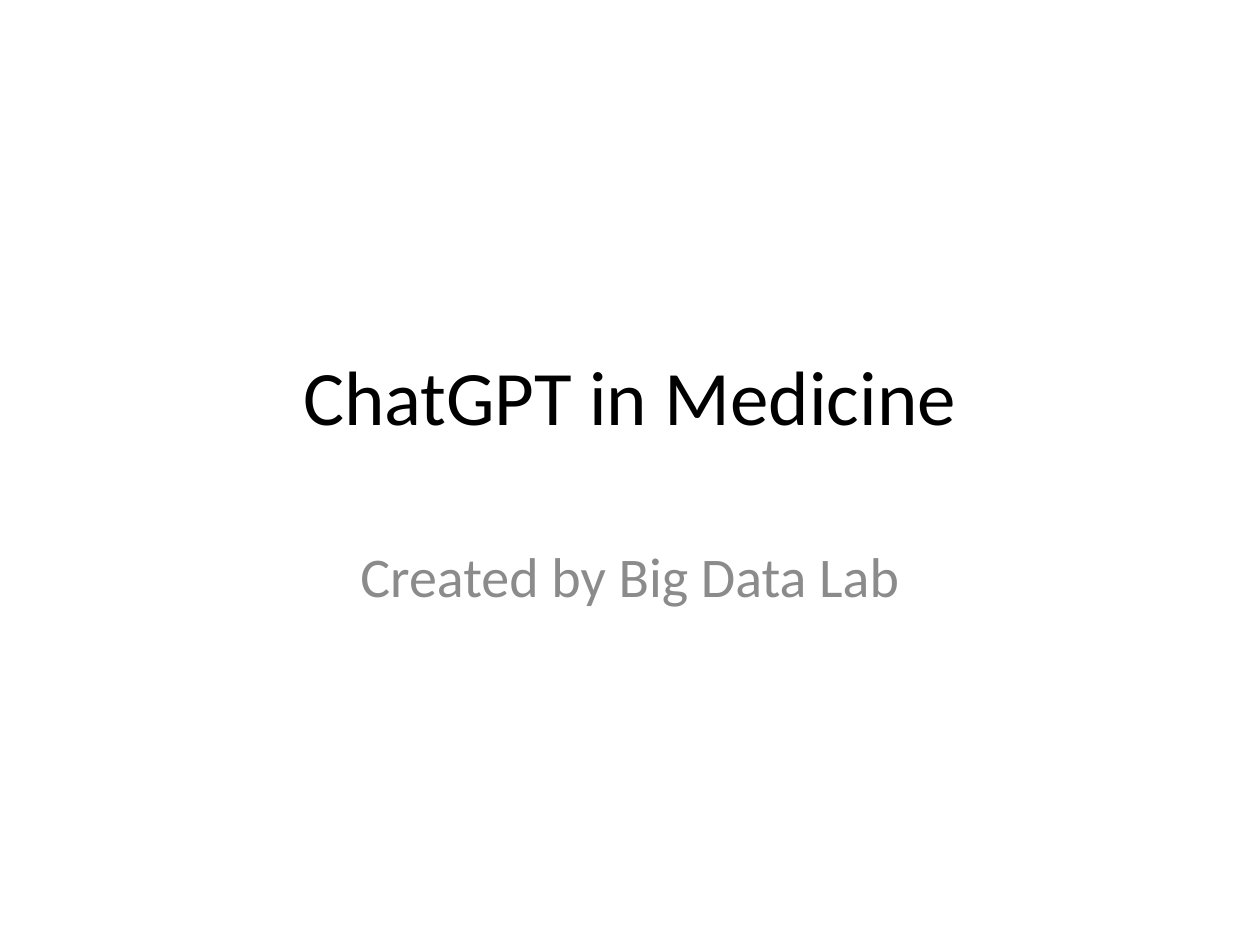
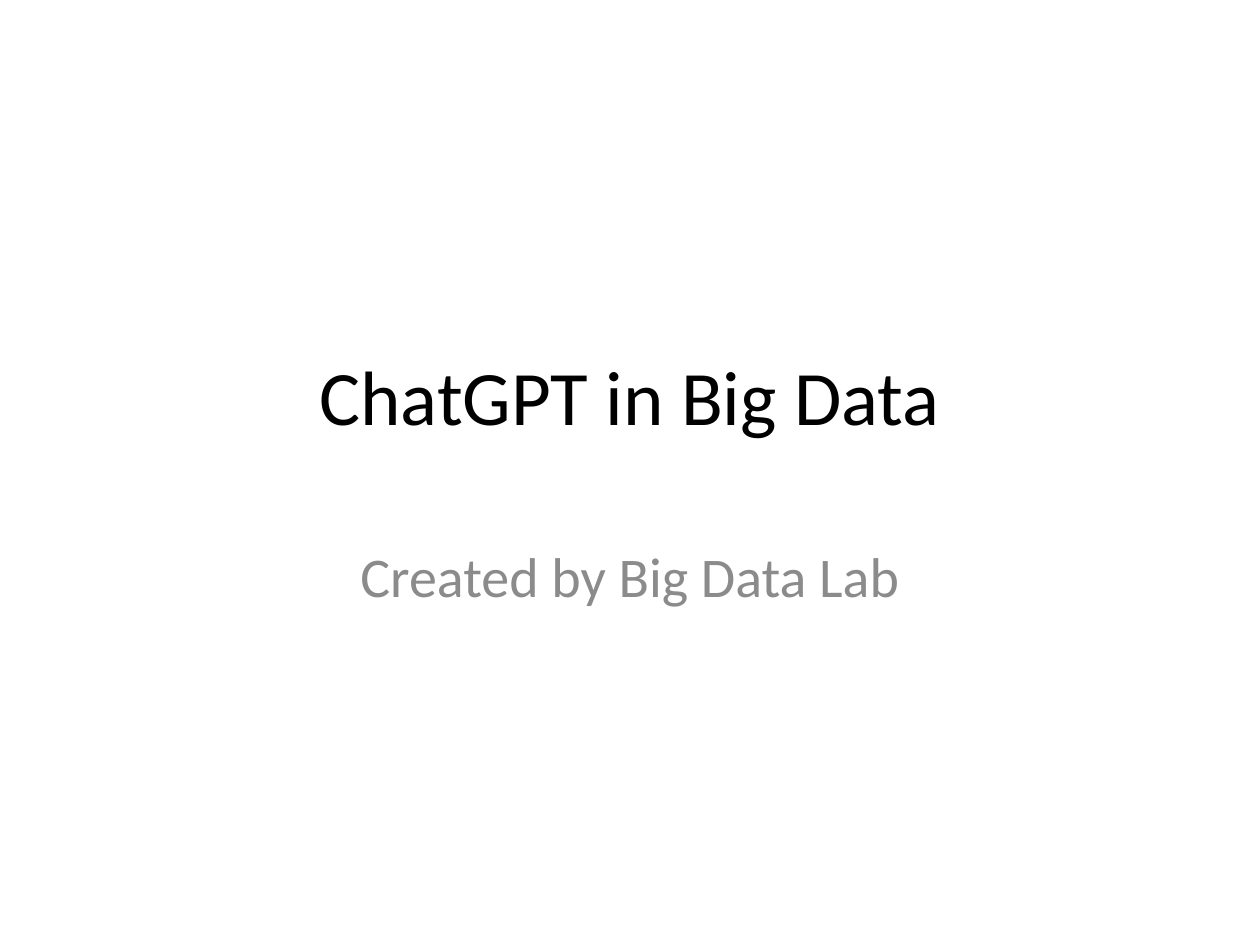
Before and after one commit to bithabib/create_ppt_using_chatgpt, a slide deck: slide 1 of First_presentation.pptx. Drawn at 1260x945 pixels with LibreOffice and Linux fonts; fonts in the diff are those of the drawing. Boxes give left, top, right and bottom in pixels: in the first picture for what was removed or moved away, otherwise in the second. Text is boxed around its words. In the diff, an @@ line names an element or a change of style, - is before the commit and + after.

```diff
--- a/First_presentation.pptx
+++ b/First_presentation.pptx
@@ title at (319, 371, 939, 439): text changed @@
-ChatGPT in Medicine
+ChatGPT in Big Data
```
Also in this commit, not shown: 4 slides added, 8 other files.
